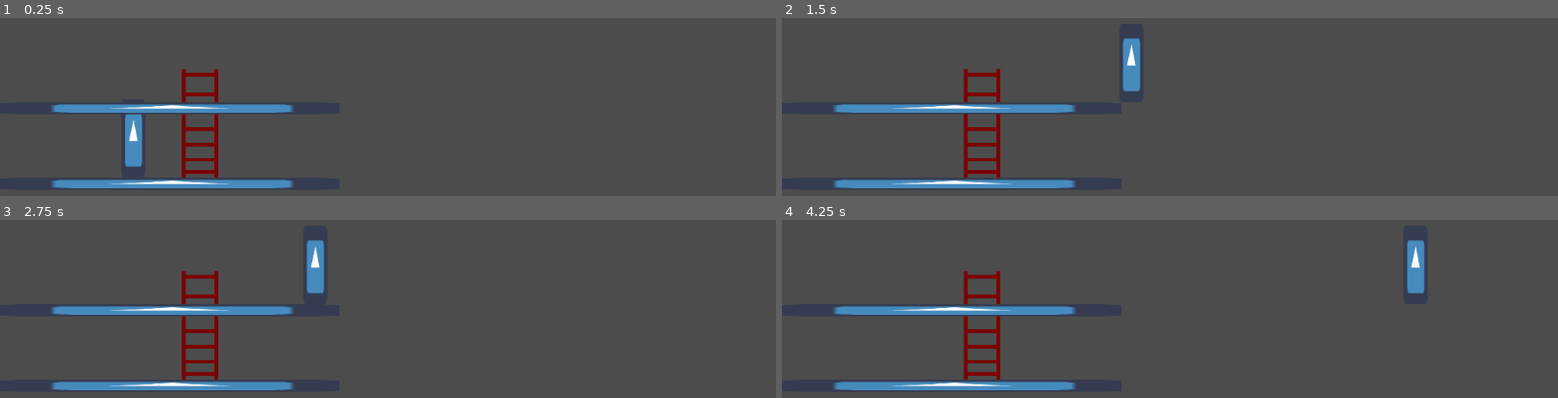
Above: before the commit, frames 1-4 (two rows, left to right).
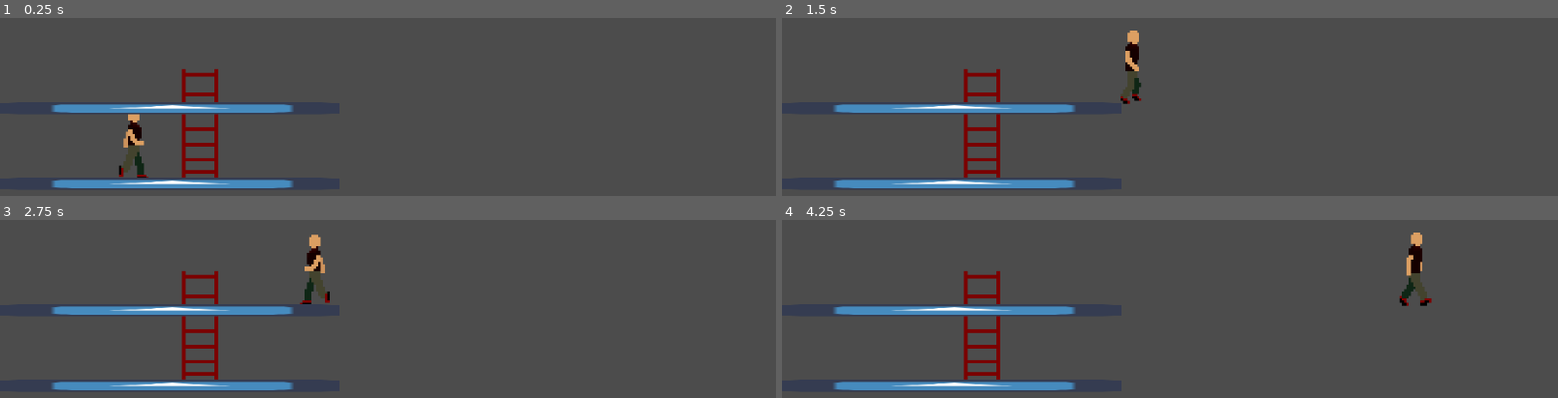
Above: after the commit, the same moments.

Repository: MihkelMK/suitsiidiindiviidid
Game: Godot game, scene res://main/Main.tscn
Two runs of this game, one before a commit and one after it. Both use one fixed random seed, a clock stepped at 60 frames per second and the inputs below. The project has no main scene, so this scene is started directly. The engine's default icon, where the game draws it, is replaced by a stand-in: a white triangle on a blue panel in a dark square.
Inputs:
- Up to frame 1 (0.25 s): no input
- Up to frame 2 (1.5 s): tap Enter at 0.5 s; hold Right (ui_right) from 0.53 s (still down); tap Up (ui_up) at 0.77 s
- Up to frame 3 (2.75 s): tap Up (ui_up) at 1.52 s; release Right (ui_right) at 2.03 s; hold Left (ui_left) from 2.03 s (still down)
- Up to frame 4 (4.25 s): release Left (ui_left) at 2.78 s; hold Right (ui_right) from 2.78 s (still down); tap Up (ui_up) at 3.02, 3.77 s

The runs differ from the first frame. In frame 1, 0.8% of the frame differs, in the area x 15-20%, y 53-90%; in frame 2, 0.9%; in frame 3, 0.9%; in frame 4, 1.0%, in the area x 79-84%, y 7-49%.

Commit message:
player walk cycle

Diff:
--- a/src/Player.gd
+++ b/src/Player.gd
@@ -15,15 +15,24 @@
 func _process(delta):
 	if Input.is_action_pressed("ui_right"):
 		move_and_collide(Vector2(speed,0))
+		$AnimatedSprite.flip_h = false
+		$AnimatedSprite.playing = true
 
-	if Input.is_action_pressed("ui_left"):
+	elif Input.is_action_pressed("ui_left"):
 		move_and_collide(Vector2(-speed,0))
+		$AnimatedSprite.flip_h = true
+		$AnimatedSprite.playing = true
+
+	else:
+		$AnimatedSprite.playing = false
 
 	if atLadder == true:
 		if position.y == 288 and Input.is_action_just_pressed("ui_up"):
 			position -= Vector2(0,100)
+
 		if position.y == 188 and Input.is_action_just_pressed("ui_down"):
 			position += Vector2(0,100)
+
 
 	if is_on_floor() == true:
 		print("floor")
--- a/src/main/Player.tscn
+++ b/src/main/Player.tscn
@@ -1,22 +1,35 @@
-[gd_scene load_steps=4 format=2]
+[gd_scene load_steps=12 format=2]
 
 [ext_resource path="res://Player.gd" type="Script" id=1]
-[ext_resource path="res://icon.png" type="Texture" id=2]
+[ext_resource path="res://main/art/player/walk6.png" type="Texture" id=2]
+[ext_resource path="res://main/art/player/walk8.png" type="Texture" id=3]
+[ext_resource path="res://main/art/player/walk7.png" type="Texture" id=4]
+[ext_resource path="res://main/art/player/walk3.png" type="Texture" id=5]
+[ext_resource path="res://main/art/player/walk4.png" type="Texture" id=6]
+[ext_resource path="res://main/art/player/walk5.png" type="Texture" id=7]
+[ext_resource path="res://main/art/player/walk2.png" type="Texture" id=8]
+[ext_resource path="res://main/art/player/walk1.png" type="Texture" id=9]
+
+[sub_resource type="SpriteFrames" id=2]
+animations = [ {
+"frames": [ ExtResource( 9 ), ExtResource( 8 ), ExtResource( 5 ), ExtResource( 6 ), ExtResource( 7 ), ExtResource( 2 ), ExtResource( 4 ), ExtResource( 3 ) ],
+"loop": true,
+"name": "walk",
+"speed": 5.0
+} ]
 
 [sub_resource type="RectangleShape2D" id=1]
-extents = Vector2( 16, 52 )
+extents = Vector2( 24, 48 )
 
 [node name="Player" type="KinematicBody2D"]
 script = ExtResource( 1 )
-__meta__ = {
-"_edit_group_": true
-}
 
-[node name="Sprite" type="Sprite" parent="."]
-position = Vector2( 0, -4 )
-scale = Vector2( 0.5, 1.625 )
-texture = ExtResource( 2 )
+[node name="AnimatedSprite" type="AnimatedSprite" parent="."]
+scale = Vector2( 3, 3 )
+frames = SubResource( 2 )
+animation = "walk"
+frame = 1
+speed_scale = 1.5
 
 [node name="CollisionShape2D" type="CollisionShape2D" parent="."]
-position = Vector2( 0, -4 )
 shape = SubResource( 1 )
Binary file added: src/main/art/player/walk1.png
Not shown, added: src/main/art/player/walk1.png.import
Binary file added: src/main/art/player/walk2.png
Not shown, added: src/main/art/player/walk2.png.import
Binary file added: src/main/art/player/walk3.png
Not shown, added: src/main/art/player/walk3.png.import
Binary file added: src/main/art/player/walk4.png
Not shown, added: src/main/art/player/walk4.png.import
Binary file added: src/main/art/player/walk5.png
Not shown, added: src/main/art/player/walk5.png.import
Binary file added: src/main/art/player/walk6.png
Not shown, added: src/main/art/player/walk6.png.import
(and 4 more such lines)
